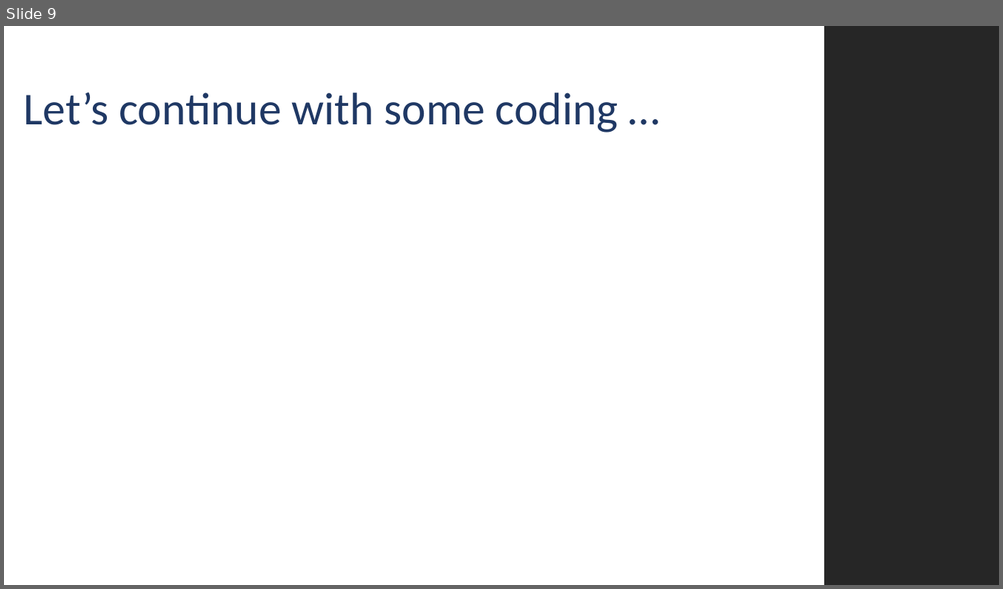
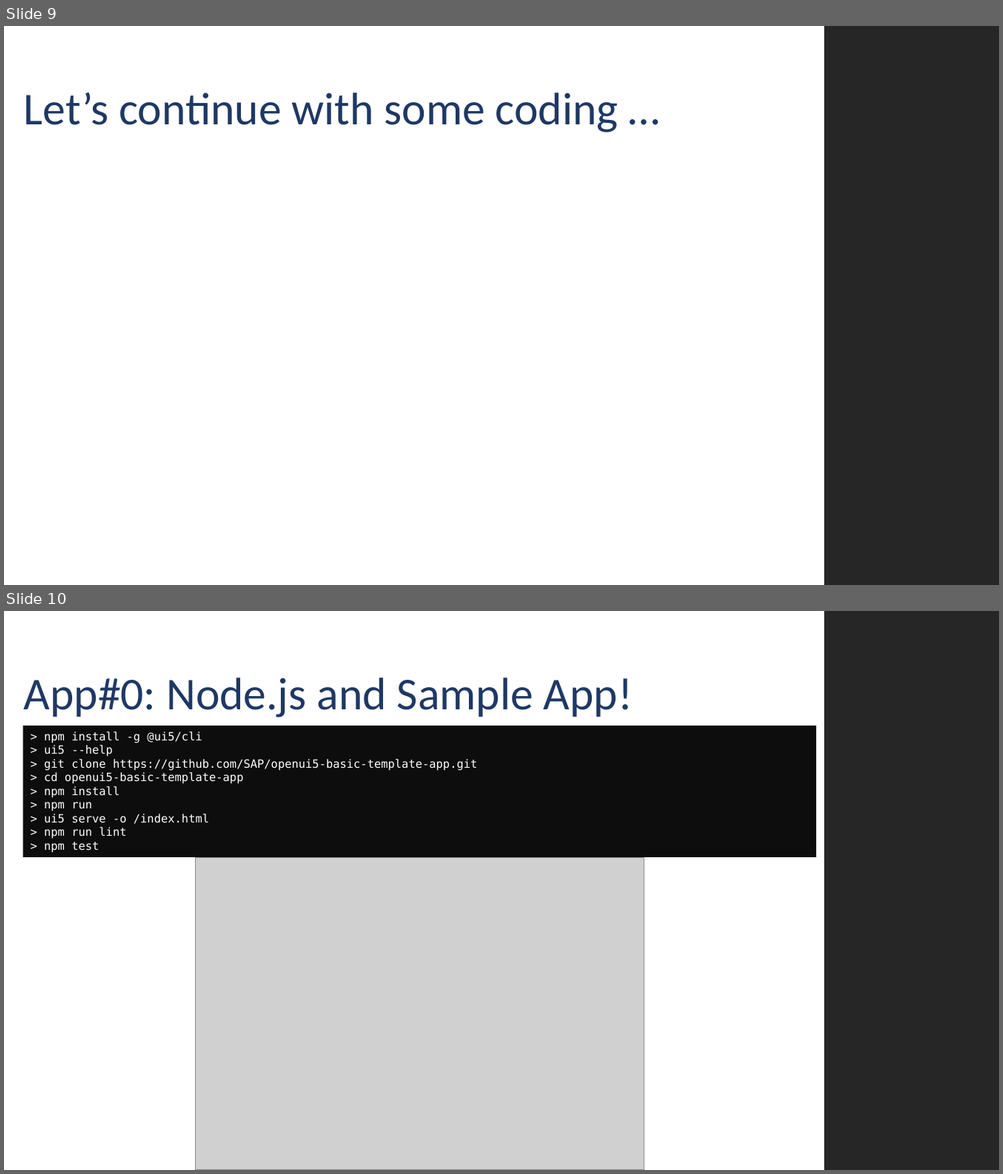
Before and after one commit to MJZSoft/OpenUI5Tutorial, a slide deck: Presentations/JS_001.pptx. Shown one above the other, each under a label of ours: slide 9 before the commit, slides 9 and 10 after it. The pictures are 1003x589 and 1003x1174 pixels, drawn with LibreOffice and Linux fonts; fonts in the diff are those of the drawing; grey boxes stand for pictures; background and template pictures are left out. Boxes give left, top, right and bottom in pixels: in the first picture for what was removed or moved away, otherwise in the second. Text is boxed around its words. In the diff, an @@ line names an element or a change of style, - is before the commit and + after.

```diff
--- a/Presentations/JS_001.pptx
+++ b/Presentations/JS_001.pptx
@@ slide 10 added at (4,611,999,1170), background #FFFFFF; not listed: 1 template element that a slide beside it also shows @@
@@ title added at (24,678,632,718), 44 pt, text #1F3864 @@
+App#0: Node.js and Sample App!
@@ rectangle added at (22,726,816,858), fill #0D0D0D, 11 pt, text #FFFFFF @@
+> npm install -g @ui5/cli
+> ui5 --help
+> git clone https://github.com/SAP/openui5-basic-template-app.git
+> cd openui5-basic-template-app
+> npm install
+> npm run
+> ui5 serve -o /index.html
+> npm run lint
+> npm test
@@ picture added at (195,857,643,1170) @@
```
Also in this commit, not shown: 1 slide changed, 2 other slides added, 15 other files.
